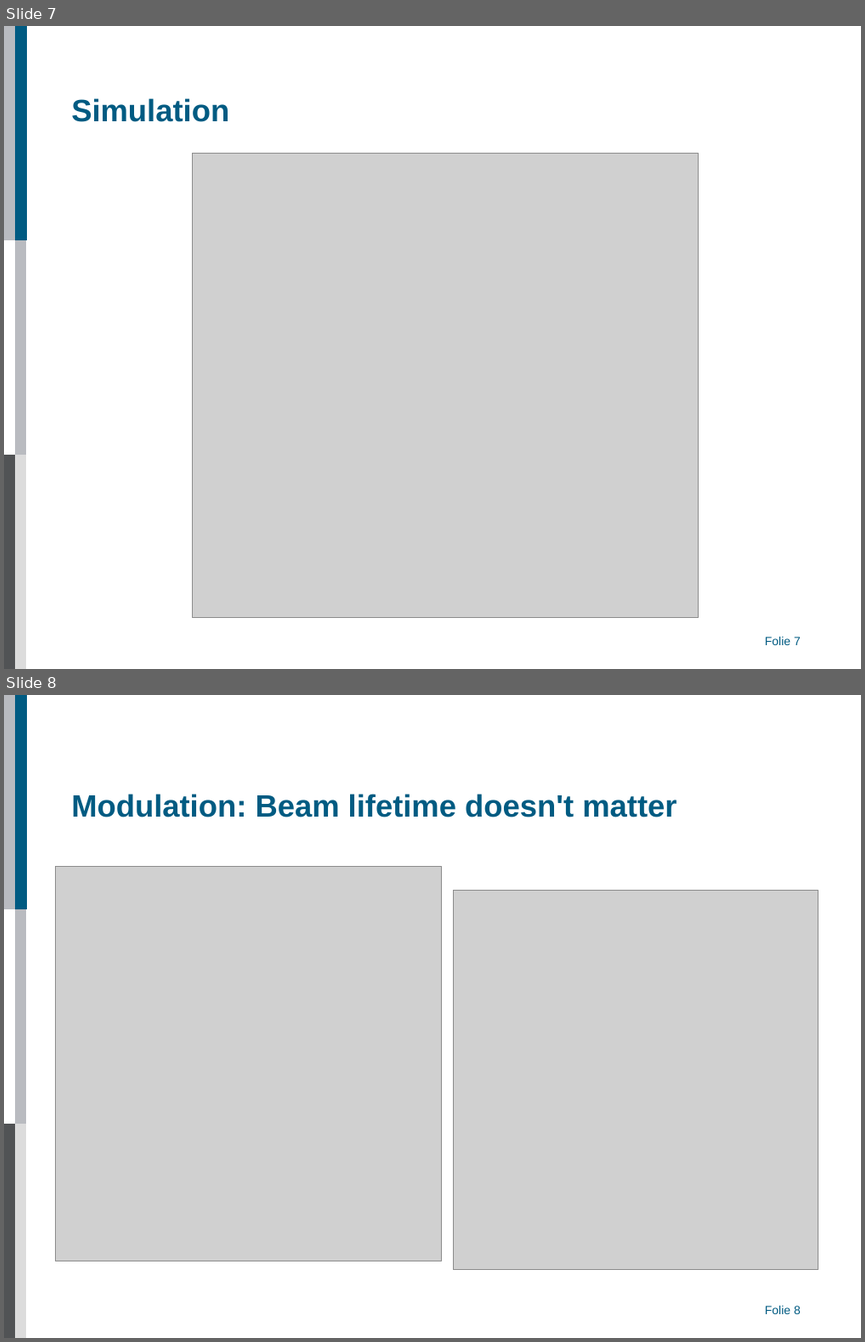
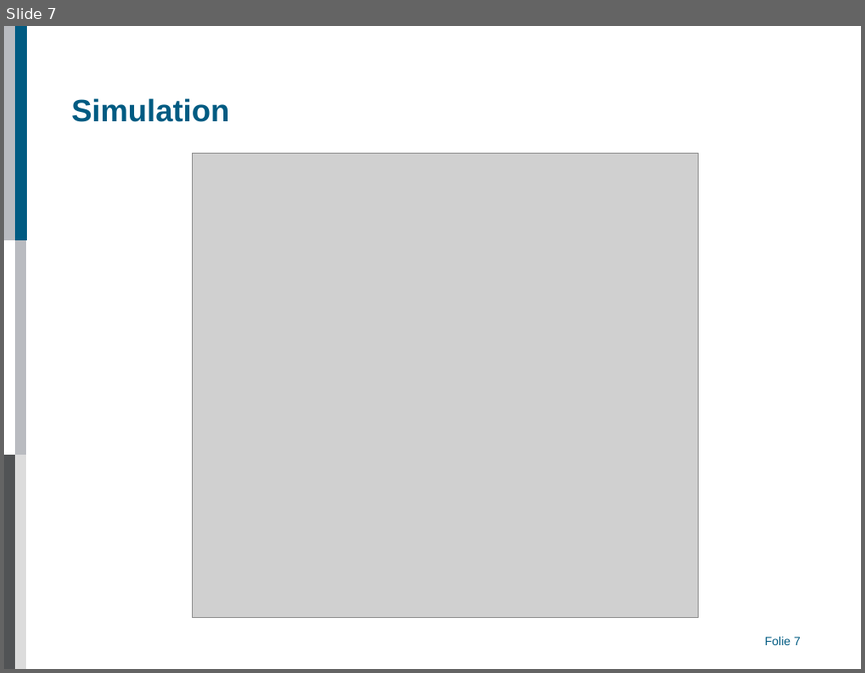
Before and after one commit to AlexAksentyev/EDM, a slide deck: Reports/CM/CM_proto.ppt. Shown one above the other, each under a label of ours: slides 7 and 8 before the commit, slide 7 after it. The pictures are 865x1342 and 865x673 pixels, drawn with LibreOffice and Linux fonts; fonts in the diff are those of the drawing; grey boxes stand for pictures; background and template pictures are left out. Boxes give left, top, right and bottom in pixels: in the first picture for what was removed or moved away, otherwise in the second. Text is boxed around its words. In the diff, an @@ line names an element or a change of style, - is before the commit and + after.

```diff
--- a/Reports/CM/CM_proto.ppt
+++ b/Reports/CM/CM_proto.ppt
@@ slide 8 removed at box(4, 695, 861, 1338), background #FFFFFF; not listed: 6 template elements that a slide beside it also shows @@
@@ title removed at box(71, 794, 676, 817) @@
-Modulation: Beam lifetime doesn't matter
@@ picture removed at box(55, 867, 441, 1260) @@
@@ picture removed at box(453, 891, 818, 1269) @@
```
Also in this commit, not shown: 5 slides changed, 2 slides added, 6 other files.
